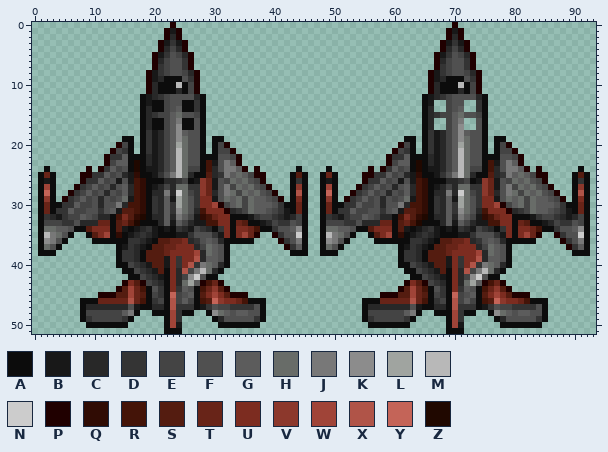
File history of a sprite sheet, assets/gfx/jet.png. Above: the version before the commit.
The file is 94x52 pixels.
Palette (. is transparent): A #0c0c0c  B #181818  C #282828  D #343434  E #444444  F #505050  G #5c5c5c  H #686c68  J #787878  K #8c8c8c  L #a0a4a0  M #b8b8b8  N #cccccc  P #200000  Q #300c04  R #441408  S #541c10  T #682418  U #7c2c20  V #8c382c  W #a04438  X #b05448  Y #c46458  Z #200800
Pixels before (only the part around the change), first column x 55:
 2 ..............PCP...............
 3 .............PBDBP..............
 4 .............PCECP..............
 5 ............PBDFECP.............
 6 ............PCEFFDP.............
 7 ............PDEFFDP.............
 8 ...........PBDEFFECP............
 9 ...........PBCAAAFDP............
10 ...........PCAAAMAEP............
11 ...........PCAAACAEP............
12 ..........ABCDEFFFFCA...........
13 ..........AB..EFF..DA...........
14 ..........AC..EFG..DA...........
15 ..........ACDEEGHFFEA...........
16 ..........AC..EGJ..FA...........
17 ..........AC..EGK..FA...........
18 ..........ADBCEGKGFFA...........
19 .......AA.ADBCEGKHFFA.AA........
20 ......PEA.ADBCEGLHFFA.AEP.......
21 .....PEDA.ADBCEGMHFFA.AEEP......
22 ....PDDGAAACBCEGMHFFAAAFFEP.....
23 ....PEGGAZACBCEGMHFFARBFJGP.....
24 .P.PDGEFAZABBCEGMHEEARCFJJGP.P..
25 PPDDGEFCBQAABDFJMHCAASCDJGHGEPP.
26 PDDGEFBFBRQAAACCDEABVTBFEHGHFEP.
27 DEGEFCFGCRQABCECHHDDVTBFJEHGHFEP
28 EGEFCFEGCRQACCJCNHEDVTCFJHEHGHFE
29 GEFCFEFHBRQADCGBLHFDUUBFHGHEHGGF
Now the later version:
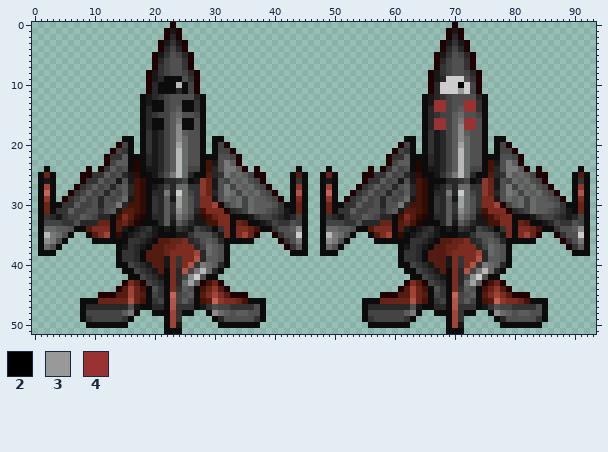
Colours new in this view: 2 #000000  3 #999999  4 #993333
Difference:
Colour M gives way to colour 2 in row 10 at x 71.
Colour C gives way to colour 3 in row 11 at x 71.
The edit adds colour 4 in rows 13 to 14 at x 67 to 68 and 72 to 73; in rows 16 to 17 at x 67 to 68 and 72 to 73.
Colour A gives way to colour N in row 9 at x 69 to 71; in rows 10 to 11 at x 68 to 70 and 72.
